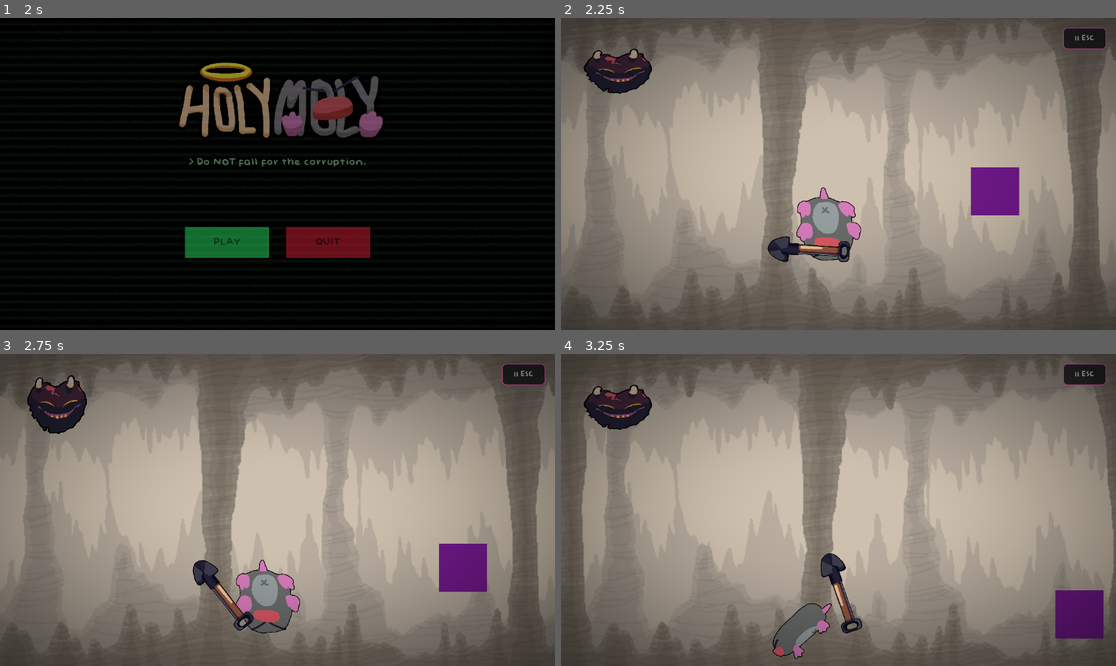
Above: before the commit, frames 1-4 (two rows, left to right).
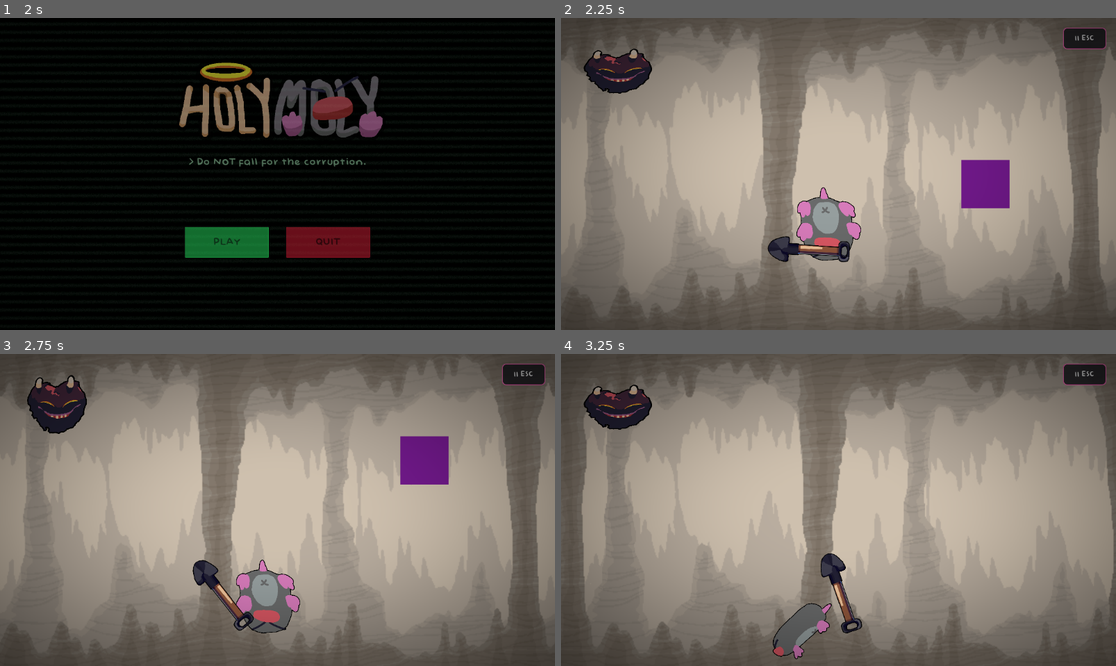
Above: after the commit, the same moments.

Repository: Geofoods/Holy-Moly
Game: Godot game, scene res://scenes/intro.tscn
The game is run twice, just before and just after one commit, with the same random seed, the same clock (stepped at 60 frames per second) and the same inputs.
Inputs (mouse positions are in pixels of both pictures, inside the frame that each line leads up to):
- Up to frame 1 (2 s): tap Enter (ui_accept) at 0.5, 0.77, 1.52 s; move the mouse to (399, 158) at 0.52 s; hold Right (ui_right) from 0.53 s (still down); tap Shift (dig_dash) at 0.6 s; click (399, 158) at 0.67 s; move the mouse to (166, 189) at 1.27 s; tap Alt at 1.35 s; click (166, 189) at 1.42 s
- Up to frame 2 (2.25 s): release Right (ui_right) at 2 s; click "PLAY" at 2 s
- Up to frame 3 (2.75 s): no input
- Up to frame 4 (3.25 s): move the mouse to (894, 441) at 2.77 s; hold Left (ui_left) from 2.78 s (still down); tap Shift (dig_dash) at 2.85 s; click (894, 441) at 2.92 s

Frame 1 is identical in both runs. In frame 2, 0.9% of the frame differs, in the area x 72-83%, y 45-64%; in frame 3, 2.7%, in the area x 72-88%, y 26-77%; in frame 4, 1.4%.
Error after the commit: Parse Error: Preload file "res://scenes/bullet.tscn" does not exist. (res://scripts/enemy.gd:15)

Commit message:
Add enemy shooting mechanics and weapon collision system
- Added enemy to main game that shoots bullets at the mole player
- Implemented shovel/weapon hitbox detection to kill enemies
- Enemy's hurtbox now added to 'enemy_hurtbox' group for weapon detection
- Weapon swing now detects collisions with enemies and calls die() method
- Added hit_enemies tracking to prevent multiple hits in single swing
- Removed debug code (debug_log, debug_capture, screenshot saving)
- Mole player remains scaled down (0.25) as the main playable character

Diff:
--- a/scripts/enemy.gd
+++ b/scripts/enemy.gd
@@ -1,8 +1,18 @@
 extends CharacterBody2D
 const SPEED = 120.0
 const GRAVITY = 980.0
+const DETECT_RANGE_X = 500.0
+const DETECT_RANGE_Y = 80.0
+const FIRE_INTERVAL = 1.6
+const BULLET_SPEED = 500.0
+const MUZZLE_OFFSET = Vector2(96.0, -47.0)
 
 var direction := 1.0
+var facing := 1.0
+var fire_timer := FIRE_INTERVAL * 0.5
+var target_mole: Node2D = null
+
+var bullet_scene := preload("res://scenes/bullet.tscn")
 
 @onready var hurtbox: Area2D = $Hurtbox
 @onready var hitbox: Area2D = $Hitbox
@@ -13,6 +23,7 @@
 func _ready() -> void:
 	hurtbox.area_entered.connect(_on_hurtbox_area_entered)
 	hitbox.body_entered.connect(_on_hitbox_body_entered)
+	hurtbox.add_to_group("enemy_hurtbox")
 
 func _physics_process(delta: float) -> void:
 	if not is_on_floor():
@@ -31,9 +42,42 @@
 		elif direction < 0 and ray_left.is_colliding() == false:
 			direction *= -1.0
 
-	visual.scale.x = abs(visual.scale.x) * sign(direction)
+	facing = direction
+	_update_targeting(delta)
+
+	visual.scale.x = abs(visual.scale.x) * sign(facing)
 
 	move_and_slide()
+
+func _update_targeting(delta: float) -> void:
+	if target_mole == null or not is_instance_valid(target_mole):
+		target_mole = get_tree().get_first_node_in_group("mole")
+
+	fire_timer -= delta
+
+	if target_mole == null:
+		return
+
+	var offset: Vector2 = target_mole.global_position - global_position
+	var in_range: bool = abs(offset.x) < DETECT_RANGE_X and abs(offset.y) < DETECT_RANGE_Y
+
+	if in_range:
+		if offset.x != 0.0:
+			facing = sign(offset.x)
+		if fire_timer <= 0.0:
+			fire_timer = FIRE_INTERVAL
+			_fire_at(target_mole)
+
+func _fire_at(target: Node2D) -> void:
+	var muzzle: Vector2 = global_position + Vector2(MUZZLE_OFFSET.x * facing, MUZZLE_OFFSET.y)
+	var fire_dir: float = sign(target.global_position.x - muzzle.x)
+	if fire_dir == 0.0:
+		fire_dir = facing
+
+	var bullet := bullet_scene.instantiate()
+	bullet.global_position = muzzle
+	bullet.setup(Vector2(fire_dir, 0.0) * BULLET_SPEED)
+	get_parent().add_child(bullet)
 
 func _on_hitbox_body_entered(body: Node) -> void:
 	if body.is_in_group("mole"):
--- a/scripts/sword.gd
+++ b/scripts/sword.gd
@@ -3,6 +3,7 @@
 var is_swinging := false
 const SWING_ARC := 2.4
 const SWING_DURATION := 0.2
+var hit_enemies := []
 
 @onready var hitbox: Area2D = $Hitbox
 @onready var sprite: Sprite2D = $Sprite2D
@@ -29,6 +30,10 @@
 func swing() -> void:
 	is_swinging = true
 	hitbox.monitoring = true
+	hit_enemies = []
+
+	hitbox.area_entered.connect(_on_hitbox_area_entered)
+
 	var aim := rotation
 
 	var start_angle := aim - SWING_ARC / 2.0
@@ -46,3 +51,12 @@
 func _end_swing() -> void:
 	is_swinging = false
 	hitbox.monitoring = false
+	hitbox.area_entered.disconnect(_on_hitbox_area_entered)
+
+func _on_hitbox_area_entered(area: Area2D) -> void:
+	if area.is_in_group("enemy_hurtbox"):
+		var enemy = area.get_parent()
+		if enemy not in hit_enemies:
+			hit_enemies.append(enemy)
+			if enemy.has_method("die"):
+				enemy.die()
